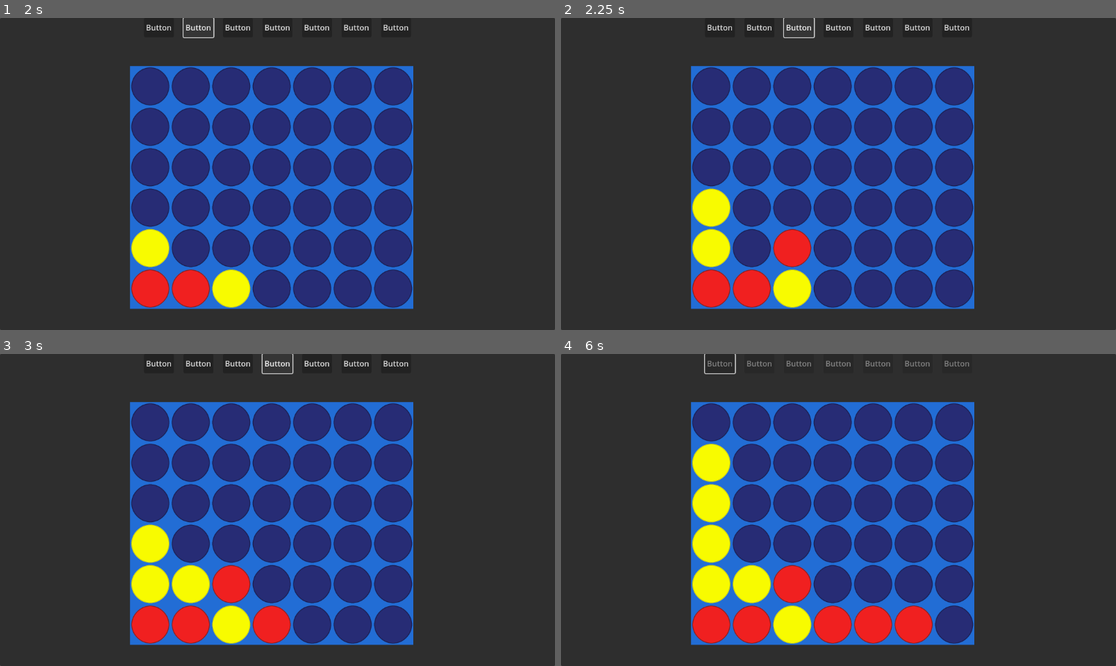
Above: before the commit, frames 1-4 (two rows, left to right).
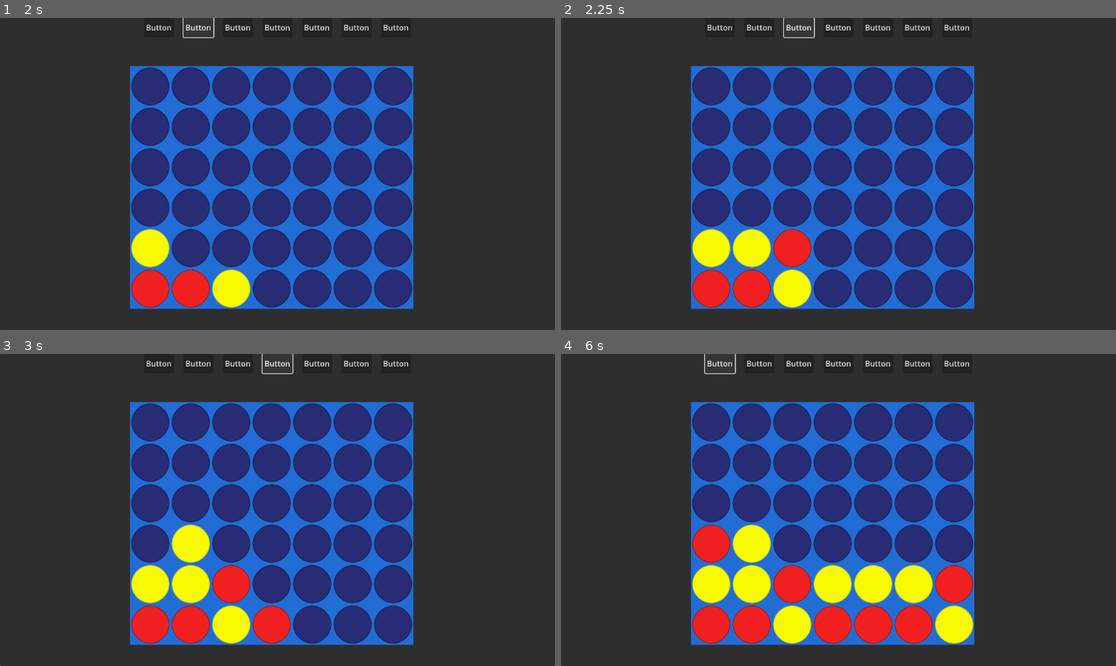
Above: after the commit, the same moments.

Repository: Juzix1/Connect4-Minimax-Godot
Game: Godot game, scene res://Scenes/board.tscn
Same seed, same stepped clock (60 frames per second), same inputs: the game is played once before the commit and once after it.
Inputs (mouse positions are in pixels of both pictures, inside the frame that each line leads up to):
- Up to frame 1 (2 s): click "Button" at 0.5 s; click "Button" at 1.25 s
- Up to frame 2 (2.25 s): click "Button" at 2 s
- Up to frame 3 (3 s): click "Button" at 2.75 s
- Up to frame 4 (6 s): click "Button" at 3.5 s; click "Button" at 4.25 s; click (955, 363) at 5 s, where only the run after the commit has a clickable "Button"; click (721, 363) at 5.75 s, where only the run after the commit has a clickable "Button"

Frame 1 is identical in both runs. In frame 2, 1.3% of the frame differs, in the area x 23-38%, y 54-80%; in frame 3, 1.3%; in frame 4, 6.3%, in the area x 23-75%, y 2-93%.

Commit message:
Changed prediciton to checking from last coin

Diff:
--- a/Scripts/SI.gd
+++ b/Scripts/SI.gd
@@ -6,13 +6,78 @@
 const INF = 10000 #Pozytywna i negatywna nieskonczonosc
 
 #Ocena Planszy
+func evaluate_board_after_move(board,x,y,player):
+	if check_win_from_move(board,x,y) ==player:
+		if player == RED_PLAYER:
+			return 1000
+		else:
+			return -1000
+	return evaluate_board(board)
 func evaluate_board(board):
-	var winner = check_winner(board)
-	if winner == RED_PLAYER:
-		return 1000
-	elif winner == YELLOW_PLAYER:
-		return -1000
-	return 0
+	var score = 0
+
+	# Iteracja przez wszystkie możliwe pola
+	for y in range(6):
+		for x in range(7):
+			if board[y][x] == RED_PLAYER:
+				score += score_position(board, x, y, RED_PLAYER)
+			elif board[y][x] == YELLOW_PLAYER:
+				score -= score_position(board, x, y, YELLOW_PLAYER)
+	return score
+
+func check_win_from_move(board,x,y):
+	var player = board[y][x]
+	if player == 0:
+		return 0
+
+	var directions = [
+		Vector2i(1, 0),   # Poziomo (prawo i lewo)
+		Vector2i(0, 1),   # Pionowo (góra i dół)
+		Vector2i(1, 1),   # Ukos (prawo-dół i lewo-góra)
+		Vector2i(1, -1)   # Ukos (prawo-góra i lewo-dół)
+	]
+
+	# Przeiteruj przez wszystkie kierunki
+	for direction in directions:
+		if count_in_direction(board, x, y, direction.x, direction.y, player) >= 4:
+			return player  # Jeśli znaleziono zwycięstwo, zwróć identyfikator gracza
+	return 0  # Brak zwycięzcy
+
+func score_position(board,x,y,player):
+	var directions = [
+		Vector2i(1, 0),   # Poziomo
+		Vector2i(0, 1),   # Pionowo
+		Vector2i(1, 1),   # Ukos dolny prawy
+		Vector2i(1, -1)   # Ukos górny prawy
+	]
+	var score = 0
+	for direction in directions:
+		var count = count_in_direction(board, x, y, direction.x, direction.y, player)
+		if count == 2:
+			score += 5
+		elif count == 3:
+			score += 50
+		elif count == 4:
+			score += 1000  # Wygrana
+	return score
+
+func count_in_direction(board, x, y, dx, dy, player):
+	var count = 1  # Include the starting position
+	# Check in the positive direction
+	count += count_one_direction(board, x, y, dx, dy, player)
+	# Check in the negative direction
+	count += count_one_direction(board, x, y, -dx, -dy, player)
+	return count
+
+func count_one_direction(board, x, y, dx, dy, player):
+	var count = 0
+	var nx = x + dx
+	var ny = y + dy
+	while nx >= 0 and nx < 7 and ny >= 0 and ny < 6 and board[ny][nx] == player:
+		count += 1
+		nx += dx
+		ny += dy
+	return count
 #sprawdz czy gracz wygral
 func check_winner(board):
 	# Sprawdzanie poziomych, pionowych i ukośnych linii
@@ -44,30 +109,32 @@
 	return valid_moves
 
 #Algorytm Minimax
-func minimax(board, depth, maximizing_player, alpha, beta):
-	if depth ==0 or check_winner(board) != 0:
-		var smth =  evaluate_board(board)
-		return smth
+func minimax(board, depth, maximizing_player, alpha, beta, last_move):
+	if depth == 0 or (last_move != null and check_win_from_move(board, last_move.x, last_move.y) != 0):
+		if last_move != null:
+			return evaluate_board_after_move(board, last_move.x, last_move.y, RED_PLAYER if maximizing_player else YELLOW_PLAYER)
+		else:
+			return evaluate_board(board)
 
 	var valid_moves = get_valid_moves(board)
-
 	if maximizing_player:
 		var max_eval = -INF
 		for move in valid_moves:
-			make_move(board,move,RED_PLAYER) # wykonaj ruch wirtualny dla czerwonego gracza(team 1)
-			var eval = minimax(board,depth-1,false,alpha,beta)
-			undo_move(board,move)
+			make_move(board, move, RED_PLAYER)
+			var eval = minimax(board, depth - 1, false, alpha, beta, Vector2i(move, get_last_row(board,move)))
+			undo_move(board, move)
 			max_eval = max(max_eval, eval)
 			alpha = max(alpha, eval)
 			if beta <= alpha:
 				break
+		#debug_minimax_evaluation(move,depth,max_eval)
 		return max_eval
-	else: #przeciwnik żółty
+	else:
 		var min_eval = INF
 		for move in valid_moves:
-			make_move(board,move, YELLOW_PLAYER) #wykonaj ruch wirtualny dla żółtego gracza(team 2)
-			var eval = minimax(board,depth -1, true, alpha,beta)
-			undo_move(board,move)
+			make_move(board, move, YELLOW_PLAYER)
+			var eval = minimax(board, depth - 1, true, alpha, beta, Vector2i(move,get_last_row(board, move)))
+			undo_move(board, move)
 			min_eval = min(min_eval, eval)
 			beta = min(beta, eval)
 			if beta <= alpha:
@@ -90,11 +157,26 @@
 	var best_move = -1
 	var best_value = -INF
 	var valid_moves = get_valid_moves(board)
+
 	for move in valid_moves:
 		make_move(board,move, RED_PLAYER) #AI gra czerwonym
-		var move_value = minimax(board,MAX_DEPTH,true,-INF,INF)
+		var row = get_last_row(board,move)
+		var move_value = minimax(board, MAX_DEPTH-1,false,-INF,INF,Vector2i(move,row))
 		undo_move(board, move)
 		if move_value > best_value:
 			best_value = move_value
 			best_move = move
 	return best_move
+
+func debug_minimax_evaluation(depth, maximizing_player, move, eval, alpha, beta):
+	if maximizing_player:
+		print("Depth:", depth, "Player:", "RED (AI)")
+	else:
+		print("Depth:", depth, "Player:", "Yellow (Player)")
+	print("Move:", move, "Evaluation:", eval, "Alpha:", alpha, "Beta:", beta)
+	print("----------------------------")
+func get_last_row(board,column):
+	for y in range(6):
+		if board[y][column] != 0:
+			return y
+		return -1
--- a/Scripts/game_manager.gd
+++ b/Scripts/game_manager.gd
@@ -50,6 +50,7 @@
 		if check_win_from_move(board, x, inserted_row) != 0:
 			print("Team " + str(check_win_from_move(board, x, inserted_row)) + " wins")
 			disable_all_buttons()
+			%moveDelay.queue_free()
 
 func disable_all_buttons():
 	var hbox = $"../CanvasLayer/Control/HBoxContainer"
